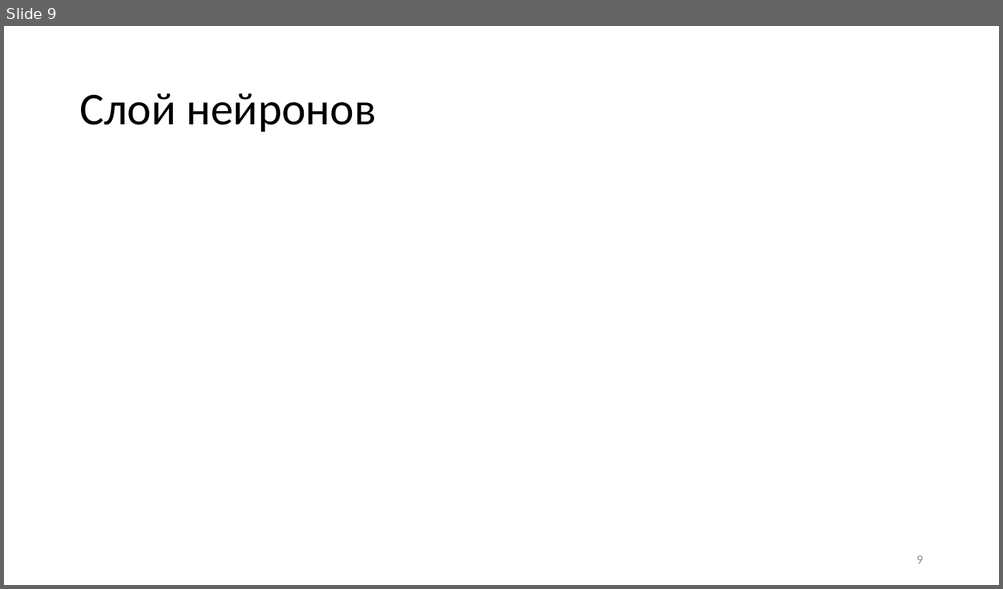
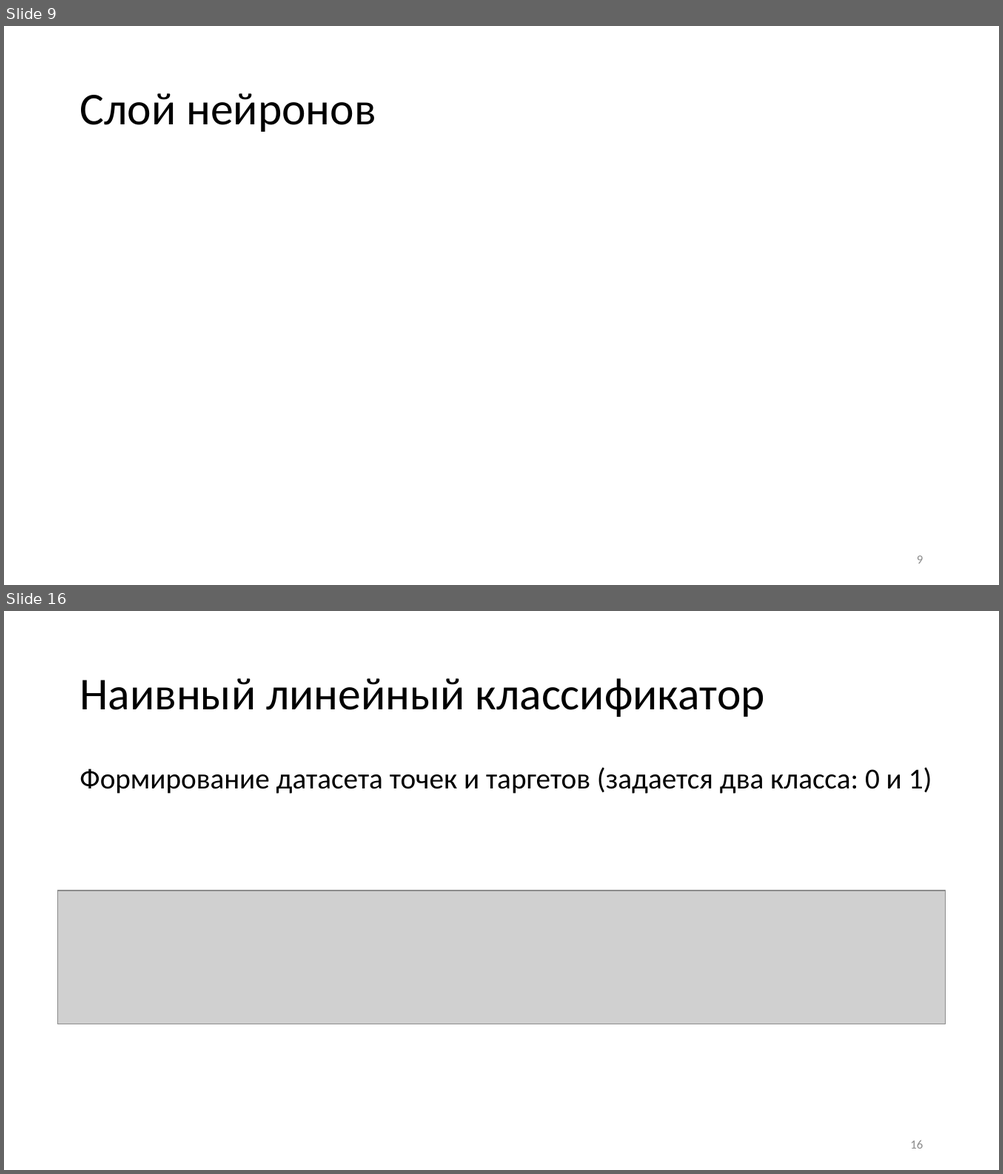
Before and after one commit to VictorAboba/Masters_lec, a slide deck: Lecture_1/neiron_layer_mlp.pptx. Shown one above the other, each under a label of ours: slide 9 before the commit, slides 9 and 16 after it; the slides between them are not shown. The pictures are 1003x589 and 1003x1174 pixels, drawn with LibreOffice and Linux fonts; fonts in the diff are those of the drawing; grey boxes stand for pictures. Boxes give left, top, right and bottom in pixels: in the first picture for what was removed or moved away, otherwise in the second. Text is boxed around its words. In the diff, an @@ line names an element or a change of style, - is before the commit and + after.

```diff
--- a/Lecture_1/neiron_layer_mlp.pptx
+++ b/Lecture_1/neiron_layer_mlp.pptx
@@ slide 16 added at [4,611,999,1170], background #FFFFFF @@
@@ title added at [79,678,765,717], 44 pt, text #000000 @@
+Наивный линейный классификатор
@@ text added at [79,767,932,794], 28 pt, text #000000 @@
+Формирование датасета точек и таргетов (задается два класса: 0 и 1)
@@ picture added at [58,891,945,1025] @@
@@ page number added at [910,1141,922,1149], 12 pt, text #8C8C8C @@
+16
```
Also in this commit, not shown: 2 slides changed, 5 other slides added.
